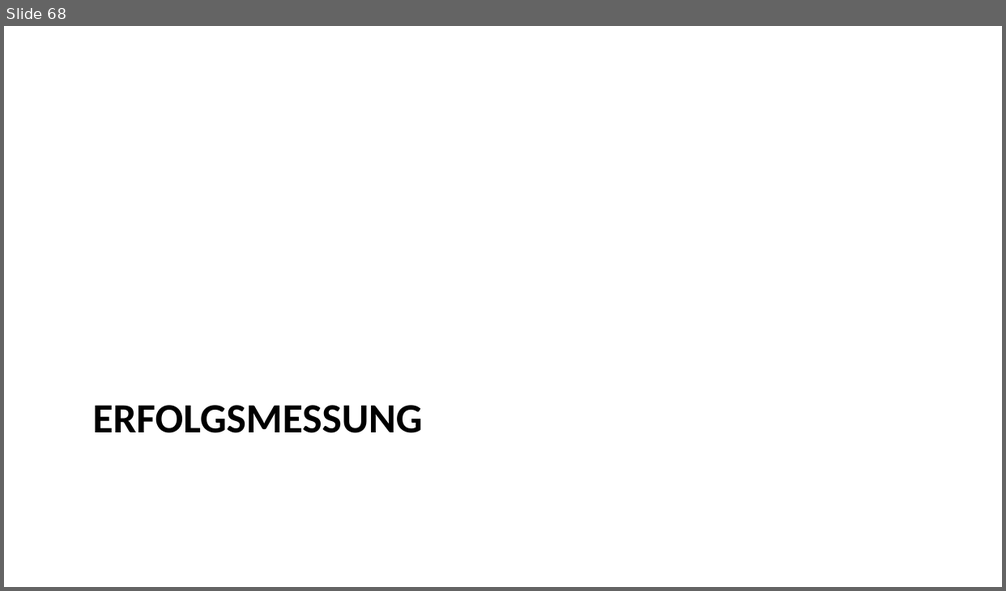
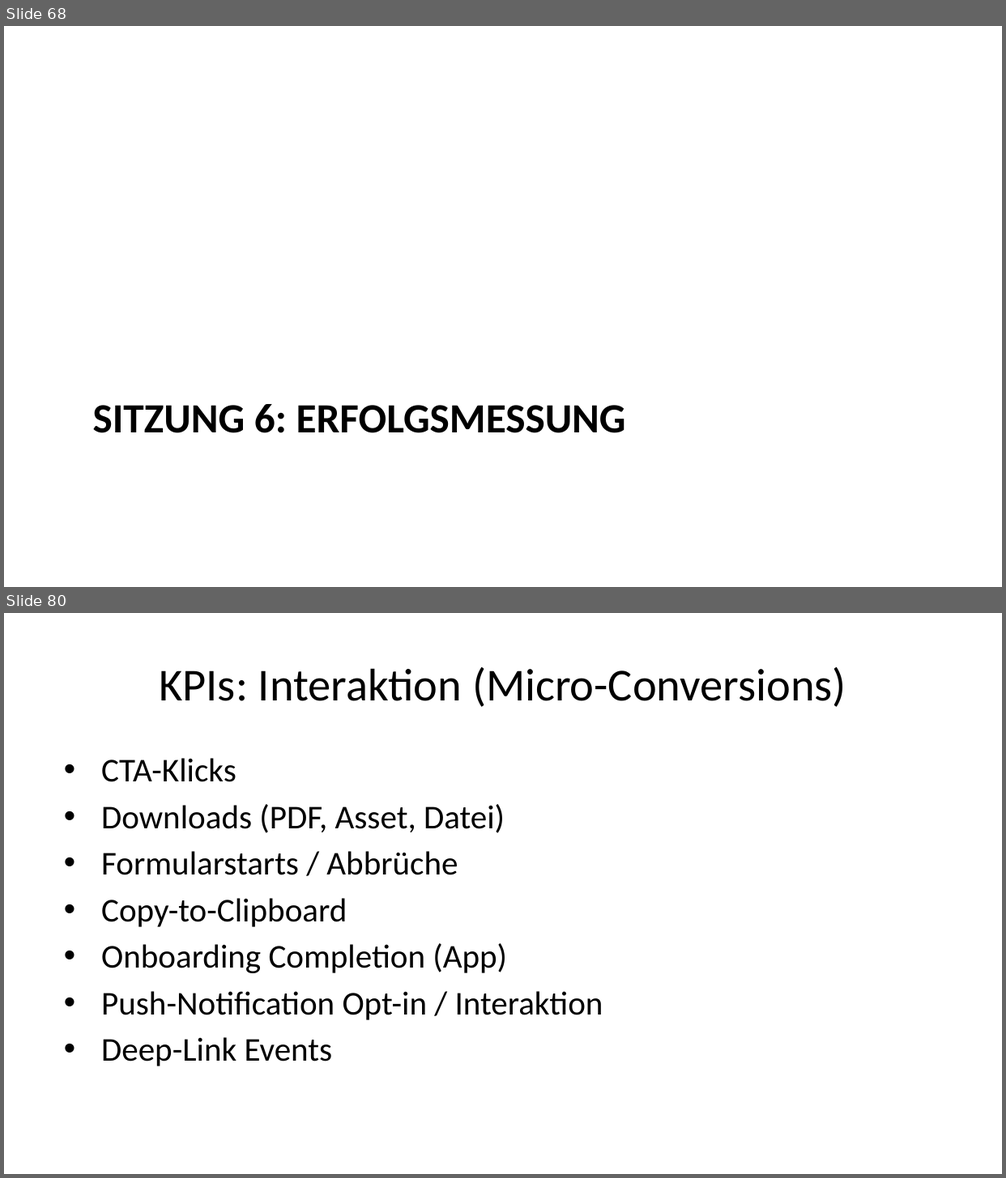
Before and after one commit to daswesen/digitale-inhalte, a slide deck: gdi.pptx. Shown one above the other, each under a label of ours: slide 68 before the commit, slides 68 and 80 after it; the slides between them are not shown. The pictures are 1006x591 and 1006x1178 pixels, drawn with LibreOffice and Linux fonts; fonts in the diff are those of the drawing. Boxes give left, top, right and bottom in pixels: in the first picture for what was removed or moved away, otherwise in the second. Text is boxed around its words. In the diff, an @@ line names an element or a change of style, - is before the commit and + after.

Commit message:
Sitzung 6

```diff
--- a/gdi.pptx
+++ b/gdi.pptx
@@ slide 80 added at (4,613,1002,1174), background #FFFFFF @@
@@ title added at (159,667,846,707), 33 pt, text #000000 @@
+KPIs: Interaktion (Micro-Conversions)
@@ text added at (101,758,603,1067), 24 pt, text #000000 @@
+• CTA-Klicks
+• Downloads (PDF, Asset, Datei)
+• Formularstarts / Abbrüche
+• Copy-to-Clipboard
+• Onboarding Completion (App)
+• Push-Notification Opt-in / Interaktion
+• Deep-Link Events
@@ slide 68 changed as well @@
@@ title at (93,404,626,433): text changed @@
-ERFOLGSMESSUNG
+SITZUNG 6: ERFOLGSMESSUNG
```
Also in this commit, not shown: 2 other slides changed, 37 other slides added, 2 slides removed, 3 other files.
